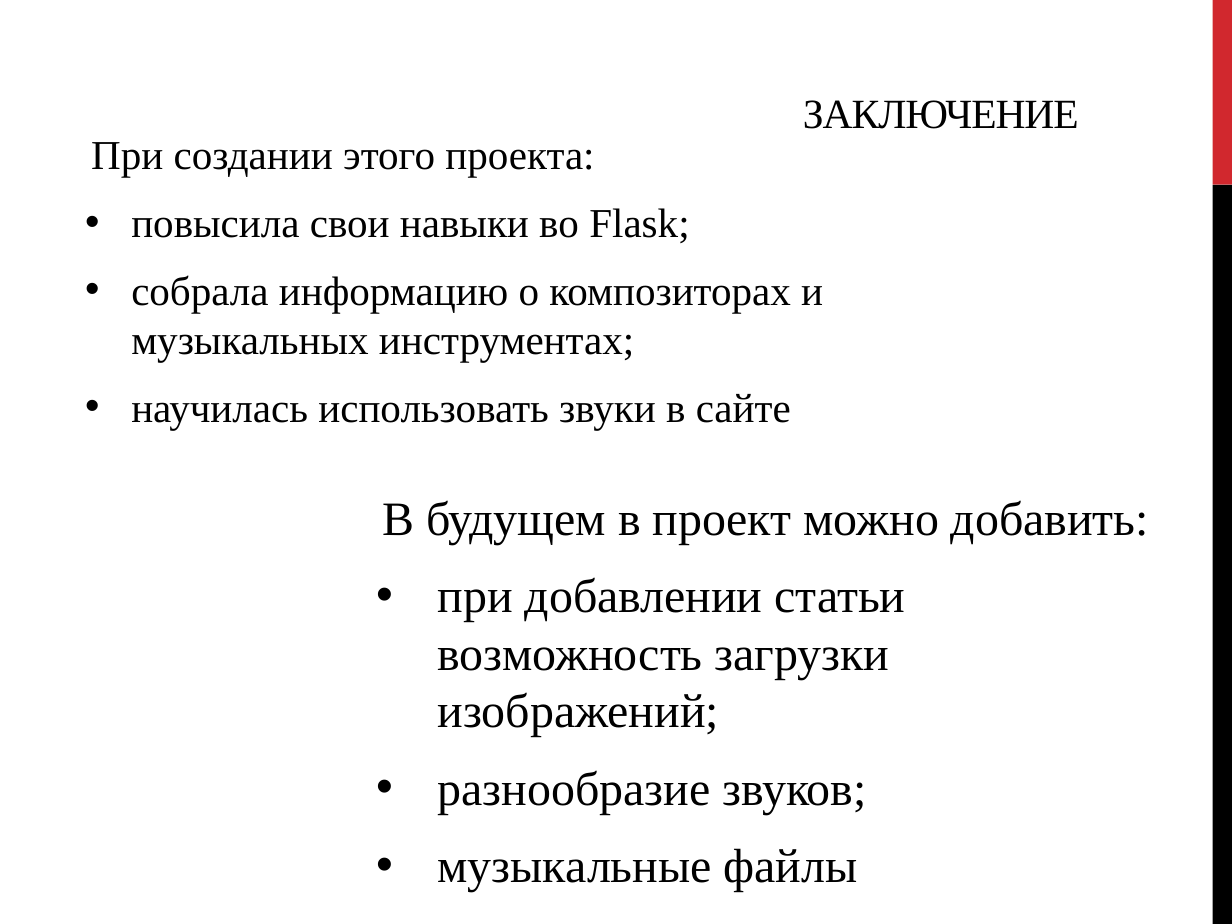
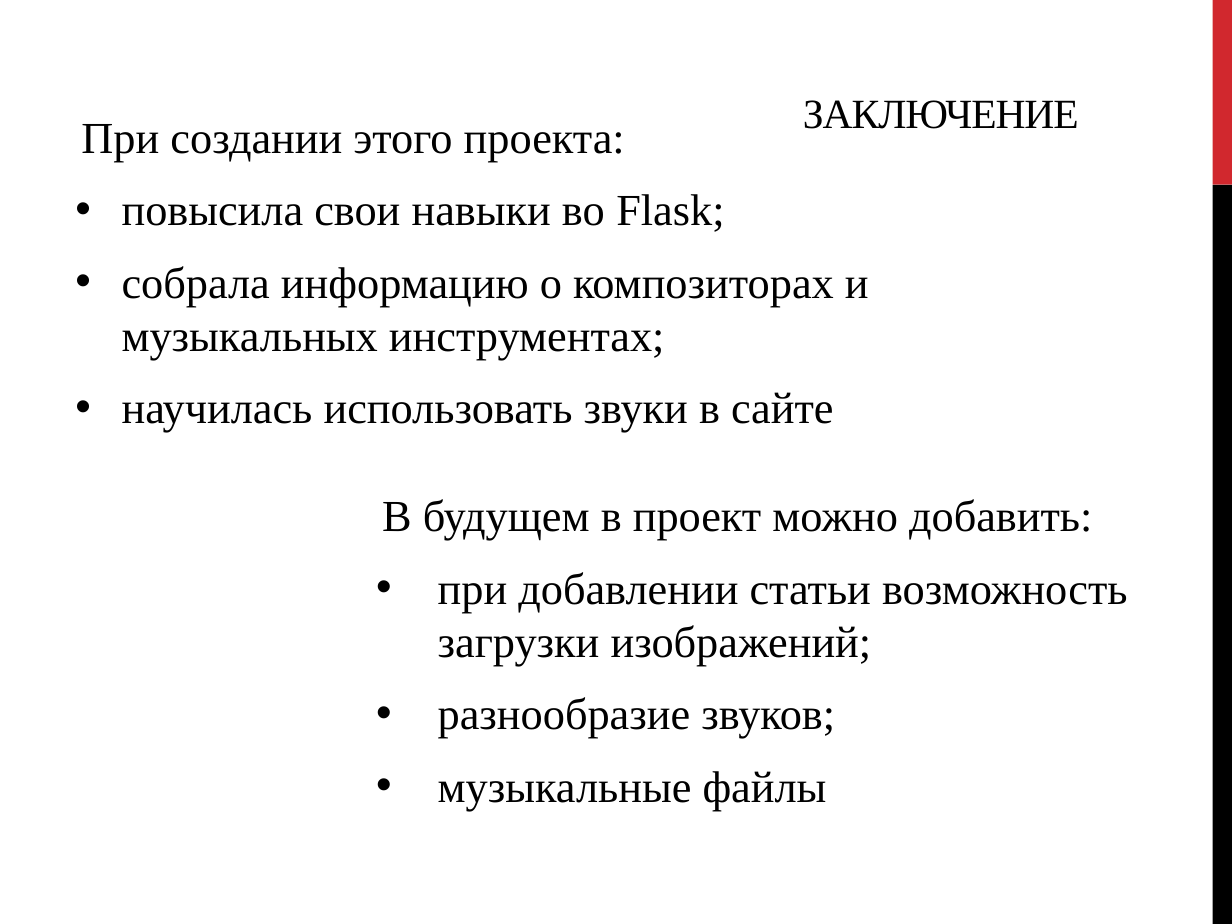
Before and after one commit to 1-Inna-1/project_web, a slide deck: slide 12 of web.pptx. Drawn at 1232x924 pixels with LibreOffice and Linux fonts; fonts in the diff are those of the drawing. Boxes give left, top, right and bottom in pixels: in the first picture for what was removed or moved away, otherwise in the second. Text is boxed around its words. In the diff, an @@ line names an element or a change of style, - is before the commit and + after.

```diff
--- a/web.pptx
+++ b/web.pptx
@@ text "При создании этого проекта:": place and size @@
-text "При создании этого проекта:" at (91, 142, 823, 430)
+text "При создании этого проекта:" at (81, 124, 869, 432)
@@ text "При создании этого проекта:" at (81, 124, 869, 432): size 24 to 25.9 pt @@
@@ text "В будущем в проект можно ..." at (382, 499, 1128, 811): size 28 to 25.9 pt @@
```
Also in this commit, not shown: 5 other slides changed, 1 other file.
